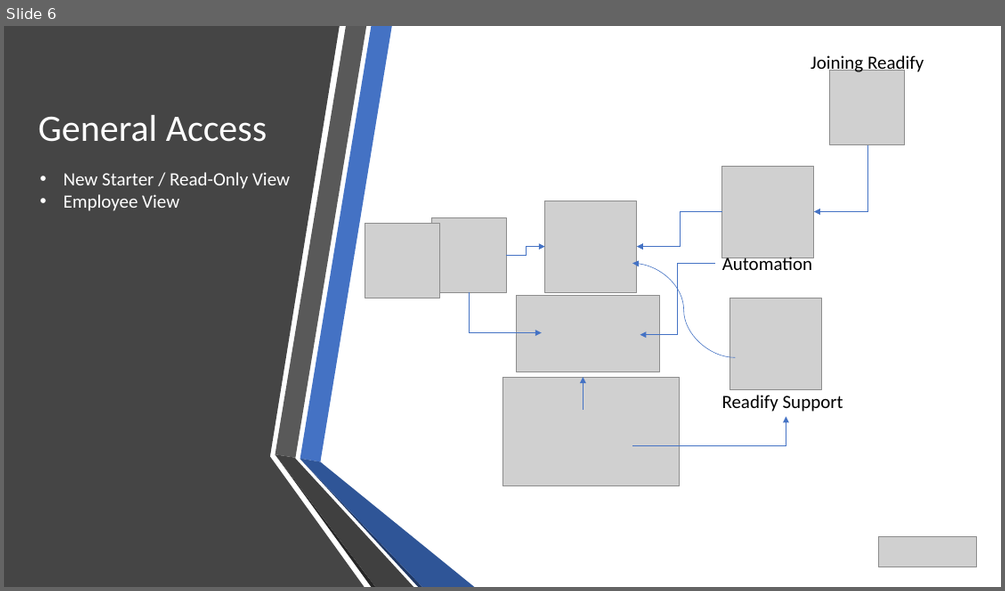
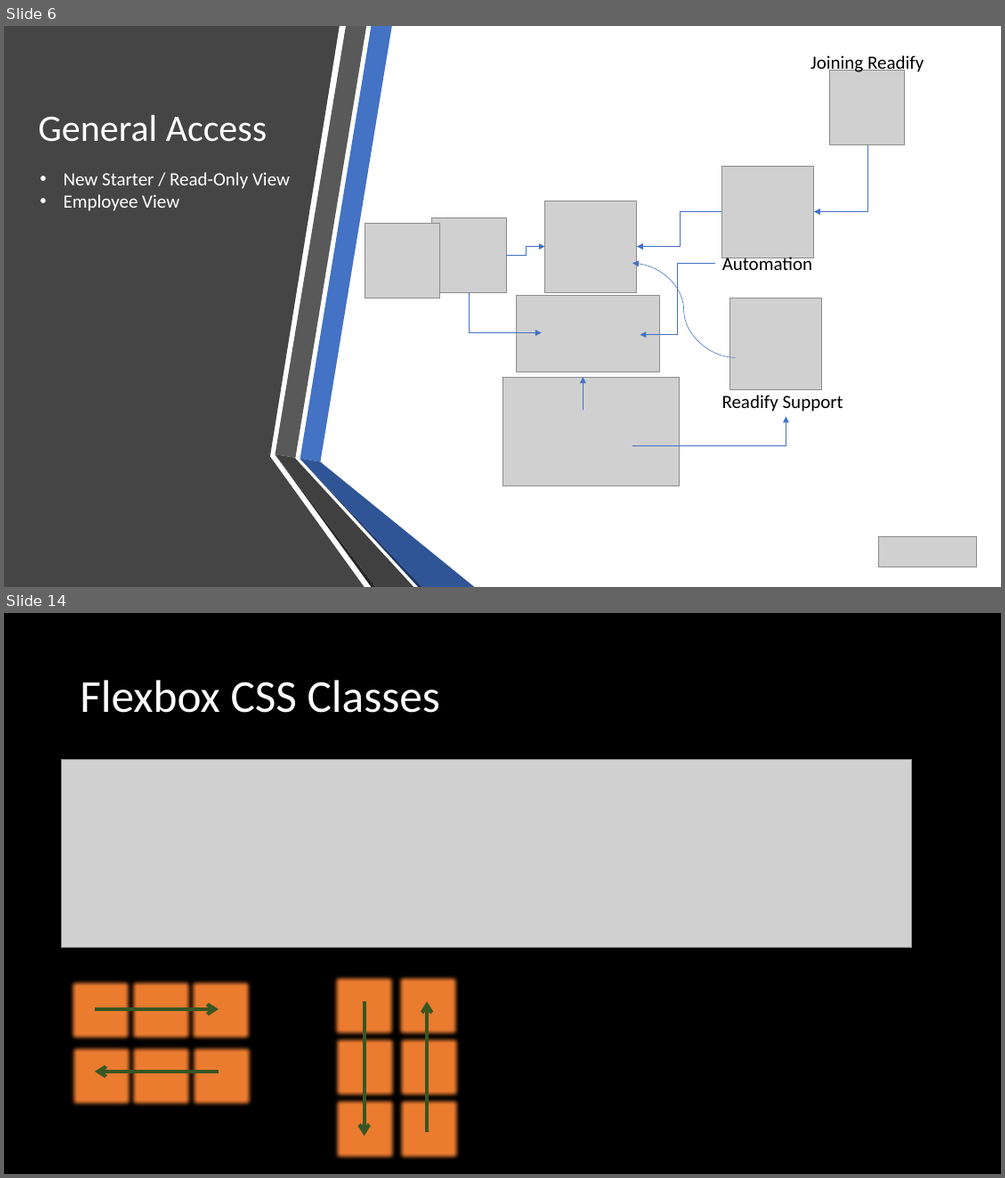
Before and after one commit to mehdikhaleghian/StudyNotes, a slide deck: OnboardEasy.pptx. Shown one above the other, each under a label of ours: slide 6 before the commit, slides 6 and 14 after it; the slides between them are not shown. The pictures are 1005x591 and 1005x1178 pixels, drawn with LibreOffice and Linux fonts; fonts in the diff are those of the drawing; grey boxes stand for pictures. Boxes give left, top, right and bottom in pixels: in the first picture for what was removed or moved away, otherwise in the second. Text is boxed around its words. In the diff, an @@ line names an element or a change of style, - is before the commit and + after.

```diff
--- a/OnboardEasy.pptx
+++ b/OnboardEasy.pptx
@@ slide 14 added at box(4, 613, 1001, 1174), background #000000 @@
@@ title added at box(80, 680, 440, 713), 44 pt, text #FFFFFF @@
+Flexbox CSS Classes
@@ picture added at box(62, 759, 912, 948) @@
@@ rectangle added at box(67, 977, 134, 1043), fill #ED7D31, outline #FFFFFF 1.5 pt @@
@@ rectangle added at box(128, 977, 194, 1043), fill #ED7D31, outline #FFFFFF 1.5 pt @@
@@ rectangle added at box(188, 977, 254, 1043), fill #ED7D31, outline #FFFFFF 1.5 pt @@
@@ rectangle added at box(332, 973, 398, 1038), fill #ED7D31, outline #FFFFFF 1.5 pt @@
@@ rectangle added at box(395, 973, 461, 1038), fill #ED7D31, outline #FFFFFF 1.5 pt @@
@@ arrow added from (95, 1009) to (218, 1009), #385723 3.5 pt @@
@@ arrow added from (364, 1001) to (364, 1135), #385723 3.5 pt @@
@@ arrow added from (428, 1132) to (428, 1001), #385723 3.5 pt @@
@@ rectangle added at box(332, 1035, 399, 1101), fill #ED7D31, outline #FFFFFF 1.5 pt @@
@@ rectangle added at box(396, 1035, 462, 1101), fill #ED7D31, outline #FFFFFF 1.5 pt @@
@@ rectangle added at box(68, 1043, 135, 1109), fill #ED7D31, outline #FFFFFF 1.5 pt @@
@@ rectangle added at box(128, 1043, 194, 1109), fill #ED7D31, outline #FFFFFF 1.5 pt @@
@@ rectangle added at box(189, 1043, 255, 1109), fill #ED7D31, outline #FFFFFF 1.5 pt @@
@@ arrow added from (218, 1071) to (95, 1071), #385723 3.5 pt @@
@@ rectangle added at box(332, 1096, 399, 1162), fill #ED7D31, outline #FFFFFF 1.5 pt @@
@@ rectangle added at box(396, 1096, 462, 1162), fill #ED7D31, outline #FFFFFF 1.5 pt @@
```
Also in this commit, not shown: 3 slides changed, 9 other slides added, 5 other files.
